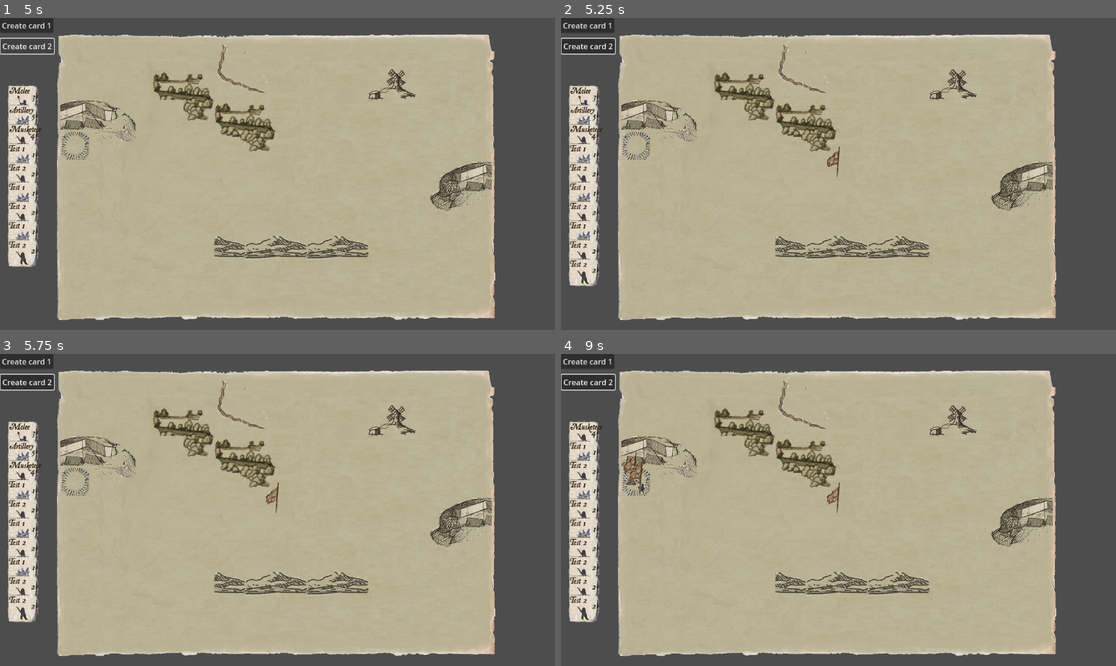
Above: before the commit, frames 1-4 (two rows, left to right).
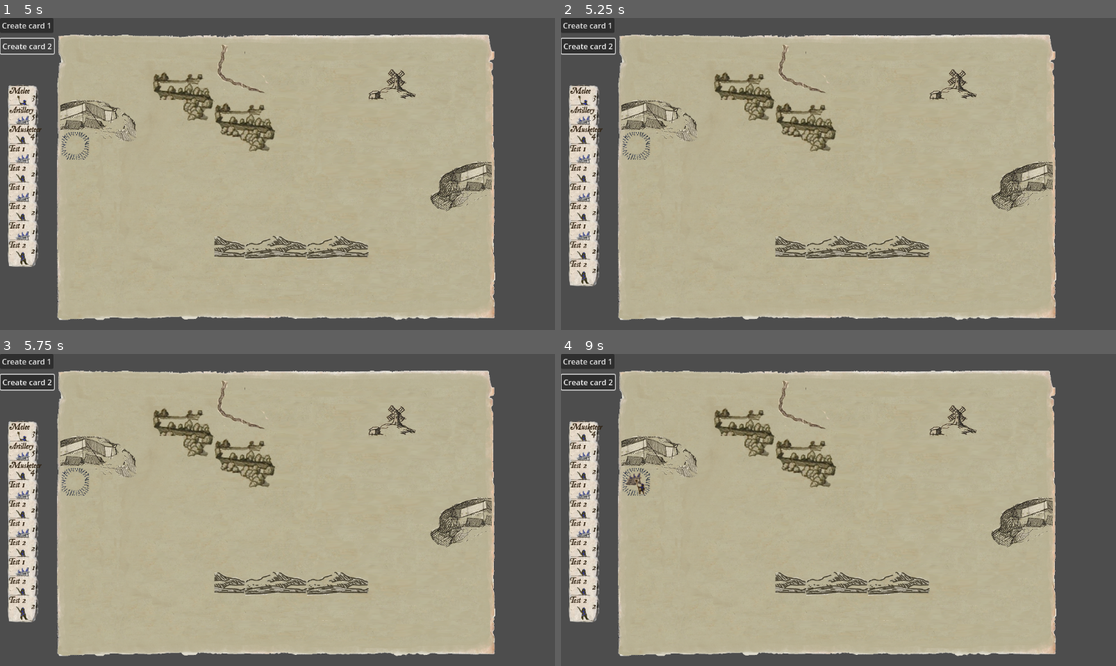
Above: after the commit, the same moments.

Repository: FredrikLundvall/MinuteBattle
Game: Godot game, scene res://godot/play_ground/play_ground.tscn
Same seed, same stepped clock (60 frames per second), same inputs: the game is played once before the commit and once after it.
Inputs (mouse positions are in pixels of both pictures, inside the frame that each line leads up to):
- Up to frame 1 (5 s): click "Create card 1" at 0.5 s; click "Create card 2" at 1.25 s; click "Create card 1" at 2 s; click "Create card 2" at 2.75 s; click "Create card 1" at 3.5 s; click "Create card 2" at 4.25 s
- Up to frame 2 (5.25 s): tap Enter at 5 s; move the mouse to (838, 177) at 5.02 s; press the mouse at (838, 177) at 5.03 s
- Up to frame 3 (5.75 s): no input
- Up to frame 4 (9 s): move the mouse to (583, 435) at 5.77 s; release the mouse at (583, 435) at 5.78 s; click (583, 435) at 5.85 s; tap Space at 6.5 s; move the mouse to (638, 491) at 6.52 s; press the mouse at (638, 491) at 6.53 s; move the mouse to (638, 488) at 7.27 s; release the mouse at (638, 488) at 7.28 s; click (638, 488) at 7.35 s; tap Enter at 8 s; move the mouse to (583, 435) at 8.02 s; press the mouse at (583, 435) at 8.03 s; move the mouse to (633, 481) at 8.77 s; release the mouse at (633, 481) at 8.78 s; click (633, 481) at 8.85 s

Frame 1 is identical in both runs. In frame 2, less than 0.1% of the frame differs, in the area x 47-51%, y 41-52%; in frame 3, less than 0.1%; in frame 4, 0.3%, in the area x 11-51%, y 31-52%.

Commit message:
Added functionality to select units and place flags as markers to where they will move

Diff:
--- a/GameSource/Content/godot/Battle/battle.gd
+++ b/GameSource/Content/godot/Battle/battle.gd
@@ -3,7 +3,6 @@
 @onready var terrain: TileMapLayer = $Terrain
 @onready var meleePicture: Texture2D = preload("res://hero/melee.png")
 @onready var marker_scene: PackedScene = preload("res://godot/marker/marker.tscn")
-@onready var marker_layer: Node2D = $MarkerLayer
 
 signal unit_selected(unit: Unit)
 
@@ -29,7 +28,53 @@
 
 func _on_unit_clicked(unit: Unit) -> void:
 	print(unit.name + " clicked")
+	unit.selected = true
 	unit_selected.emit(unit)
+
+func _on_map_area_input_event(_viewport: Node, event: InputEvent, _shape_idx: int) -> void:
+	if event.is_action_pressed("mouse_click") and _hasAnyUnitSelected() and not _isAnyUnitHovered():
+		var marker = marker_scene.instantiate()
+		marker.position = get_local_mouse_position()
+		marker.get_node("Animation").play()
+		terrain.add_child(marker)
+		_setMarkerForSelectedUnitsAndRemoveOld(marker)
+		_unselectAllUnits()
+
+func _setMarkerForSelectedUnitsAndRemoveOld(marker: Marker):
+	var markersToRemove = []
+	for child in terrain.get_children():
+		if child is Unit:
+			var unit = (child as Unit)
+			if unit.selected:
+				if unit.marker != null:
+					markersToRemove.append(unit.marker)
+				unit.marker = marker
+	for markerToRemove in markersToRemove:
+		terrain.remove_child(markerToRemove)
+		markerToRemove.queue_free()
+
+
+func _hasAnyUnitSelected() -> bool:
+	for child in terrain.get_children():
+		if child is Unit:
+			var unit = (child as Unit)
+			if unit.selected:
+				return true
+	return false
+
+func _unselectAllUnits():
+	for child in terrain.get_children():
+		if child is Unit:
+			var unit = (child as Unit)
+			unit.selected = false
+
+func _isAnyUnitHovered() -> bool:
+	for child in terrain.get_children():
+		if child is Unit:
+			var unit = (child as Unit)
+			if unit.hovered:
+				return true
+	return false
 
 func _unit_connect(unit: Unit):
 	if !unit.unit_hovered.is_connected(_on_unit_hovered):
@@ -42,16 +87,3 @@
 func _on_terrain_child_entered_tree(node: Node) -> void:
 	if node is Unit:
 		_unit_connect(node as Unit)
-
-
-func _on_map_area_input_event(_viewport: Node, event: InputEvent, _shape_idx: int) -> void:
-	if event.is_action_pressed("mouse_click"):
-		print("Mouse Click/Unclick at: ", event.position)
-		print("Global position at: ", get_global_mouse_position())
-		print("Local position at: ", get_local_mouse_position())
-		print("Viewport Resolution is: ", _viewport.get_visible_rect().size)
-		var marker = marker_scene.instantiate()
-		marker.position = get_local_mouse_position()
-		marker.get_node("Animation").play()
-		#marker_layer.add_child(marker)
-		terrain.add_child(marker)
--- a/GameSource/Content/godot/Battle/battle.tscn
+++ b/GameSource/Content/godot/Battle/battle.tscn
@@ -64,9 +64,6 @@
 tile_map_data = PackedByteArray("AAADAAEAAAABAAAAAAAEAAEAAAACAAAAAAAEAAIAAAACAAEAAAAFAAIAAAABAAAAAAAFAAMAAAABAAEAAAAGAA …(432 unchanged characters)…
 tile_set = SubResource("TileSet_l0dnm")
 
-[node name="MarkerLayer" type="Node2D" parent="."]
-position = Vector2(-3.0517578e-05, 0)
-
 [node name="MapArea" type="Area2D" parent="."]
 position = Vector2(-6.1035156e-05, 0)
 scale = Vector2(1.0000002, 1)
--- /dev/null
+++ b/GameSource/Content/godot/marker/marker.gd
@@ -0,0 +1,11 @@
+class_name Marker extends Node2D
+
+
+# Called when the node enters the scene tree for the first time.
+func _ready() -> void:
+	pass # Replace with function body.
+
+
+# Called every frame. 'delta' is the elapsed time since the previous frame.
+func _process(_delta: float) -> void:
+	pass
--- a/GameSource/Content/godot/marker/marker.tscn
+++ b/GameSource/Content/godot/marker/marker.tscn
@@ -1,5 +1,6 @@
-[gd_scene load_steps=6 format=3 uid="uid://bnsup40h0ltpl"]
+[gd_scene load_steps=7 format=3 uid="uid://bnsup40h0ltpl"]
 
+[ext_resource type="Script" uid="uid://bpf51umfkoo06" path="res://godot/marker/marker.gd" id="1_iof1b"]
 [ext_resource type="Texture2D" uid="uid://dxsw13gpcb5nr" path="res://maps/flag2-sheet.png" id="1_w0r4h"]
 
 [sub_resource type="AtlasTexture" id="AtlasTexture_iof1b"]
@@ -32,6 +33,7 @@
 }]
 
 [node name="Marker" type="Node2D"]
+script = ExtResource("1_iof1b")
 
 [node name="Animation" type="AnimatedSprite2D" parent="."]
 position = Vector2(-8, -33)
--- a/GameSource/Content/godot/unit/unit.gd
+++ b/GameSource/Content/godot/unit/unit.gd
@@ -3,6 +3,8 @@
 @export var picture: Texture2D = preload("res://hero/melee.png")
 @export var hovered: bool = false
 @export var highlighted: bool = false
+@export var selected: bool = false
+@export var marker: Marker = null
 
 signal unit_hovered(unit: Unit)
 signal unit_unhovered(unit: Unit)
@@ -14,7 +16,7 @@
 
 # Called every frame. 'delta' is the elapsed time since the previous frame.
 func _process(_delta: float) -> void:
-	if highlighted:
+	if highlighted or selected:
 		highlight()
 	else:
 		unhighlight()
Not shown, added: GameSource/Content/godot/marker/marker.gd.uid
Binary file added: GameSource/Content/maps/flag2-sheet_shadow.png
